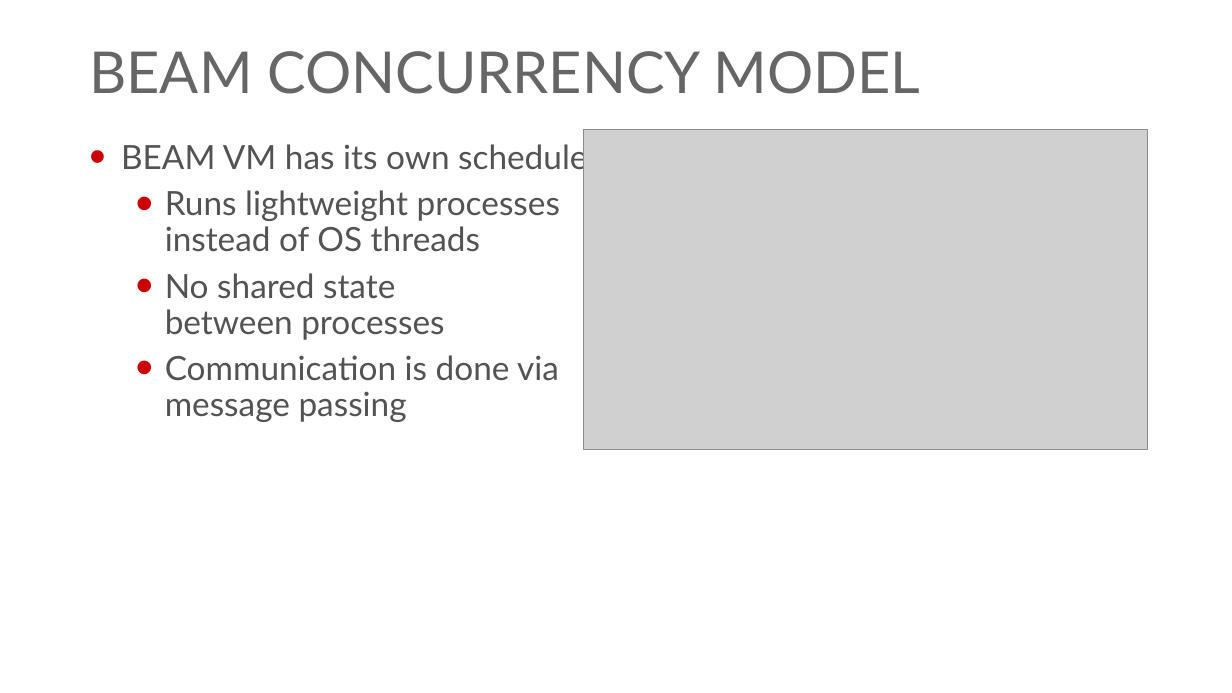
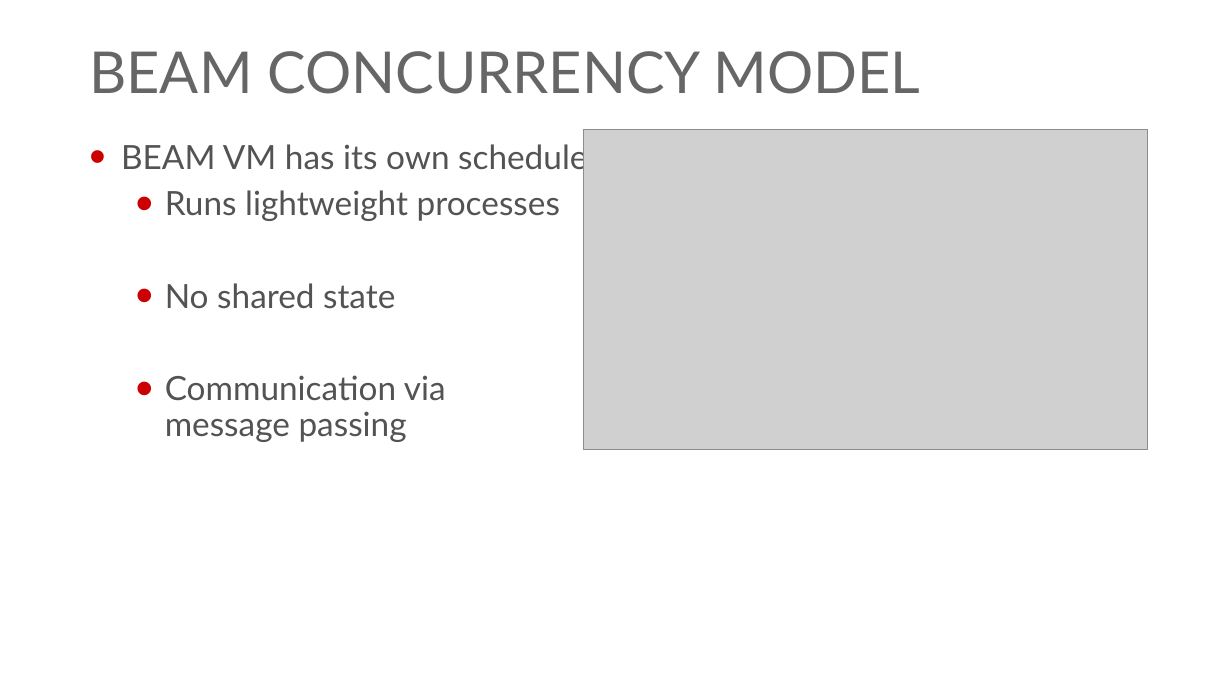
Before and after one commit to georgiyolovski/elixir-tech-talk, a slide deck: slide 14 of Elixir Tech Talk.pptx. Drawn at 1232x693 pixels with LibreOffice and Linux fonts; fonts in the diff are those of the drawing; grey boxes stand for pictures; background and template pictures are left out. Boxes give left, top, right and bottom in pixels: in the first picture for what was removed or moved away, otherwise in the second. Text is boxed around its words. In the diff, an @@ line names an element or a change of style, - is before the commit and + after.

```diff
--- a/Elixir Tech Talk.pptx
+++ b/Elixir Tech Talk.pptx
@@ text at (x1=165, y1=190, x2=560, y2=442): text changed @@
-  • Runs lightweight processes
-    instead of OS threads
-  • No shared state
-    between processes
-  • Communication is done via
-    message passing
+  • Runs lightweight processes
+  • No shared state
+  • Communication via
+    message passing
```
Also in this commit, not shown: 7 other slides changed, 2 slides added.
